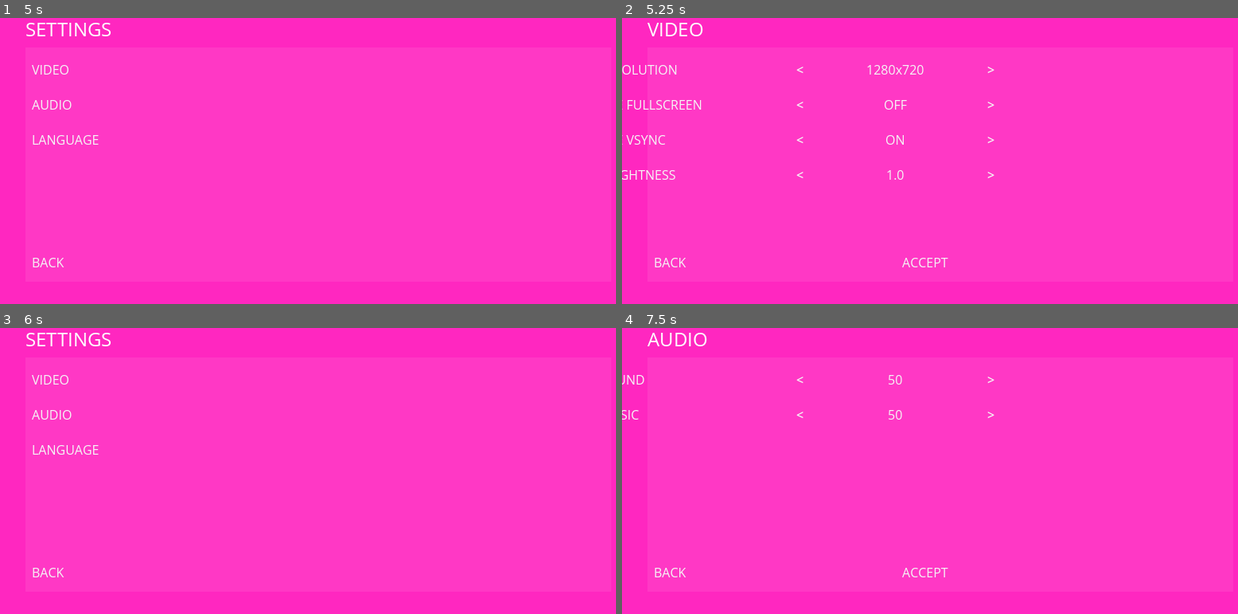
Above: before the commit, frames 1-4 (two rows, left to right).
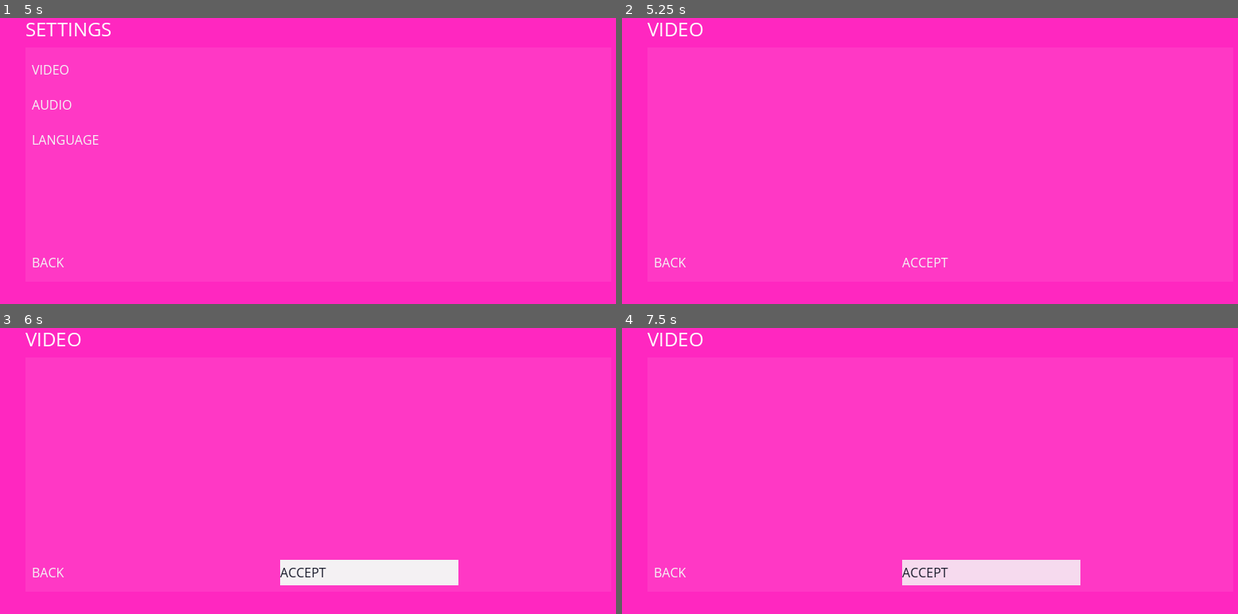
Above: after the commit, the same moments.

Repository: NimbleBeasts/NbGodotBoilerplate-Godot
Game: Godot game, scene res://Src/GameManager.tscn
The game is run twice, just before and just after one commit, with the same random seed, the same clock (stepped at 60 frames per second) and the same inputs.
Inputs (mouse positions are in pixels of both pictures, inside the frame that each line leads up to):
- Up to frame 1 (5 s): click "NEW GAME" at 0.5 s; click "NEW GAME" at 1.25 s; click "RESUME GAME" at 2 s; click "SAVE GAME" at 2.75 s; click "LOAD GAME" at 3.5 s; click "SETTINGS" at 4.25 s
- Up to frame 2 (5.25 s): click "VIDEO" at 5 s
- Up to frame 3 (6 s): click "ACCEPT" at 5.75 s
- Up to frame 4 (7.5 s): click (991, 573) at 6.5 s, where only the run after the commit has a clickable "ACCEPT"; click (745, 413) at 7.25 s, where only the run before the commit has a clickable "AUDIO"

Frame 1 is identical in both runs. In frame 2, 0.9% of the frame differs, in the area x 0-61%, y 16-57%; in frame 3, 3.3%, in the area x 4-75%, y 1-90%; in frame 4, 3.1%.
Error after the commit: Parse Error: Could not resolve class "res://NbCore/core_global.gd". (res://Src/_Autoloads/Global.gd:22)

Commit message:
added screenshot function; added timestamp for logger

Diff:
--- a/NbCore/core_global.gd
+++ b/NbCore/core_global.gd
@@ -9,6 +9,27 @@
 func core_init(config: Dictionary) -> void:
 	_core_cfg = config
 	_core_init_rng()
+
+
+	if _core_cfg.video.has("enable_screenshots") and _core_cfg.video.enable_screenshots:
+		Events.connect("take_screenshot", Callable(self, "_core_take_screenshot"))
+
+func _core_take_screenshot():
+	# Create dir if not exists
+	var dir = DirAccess.open("user://")
+	dir.make_dir("screenshot")
+
+	# Get image from viewport
+	var image = get_viewport().get_texture().get_image()
+	var datetime = Time.get_datetime_string_from_system()
+	# YYYY-MM-DDTHH:MM:SS
+	# Replace ':'
+	datetime[13] = "-"
+	datetime[16] = "-"
+	# Store image to file
+	var file_name := "user://screenshot/screenshot_" + datetime + ".png"
+	image.save_png(file_name)
+
 
 ## Load user config file. Create one if no cfg exists. Also does upgrade and sanity checks.
 func core_load_user_config(schema: Dictionary) -> Dictionary:
--- a/Src/_Autoloads/Events.gd
+++ b/Src/_Autoloads/Events.gd
@@ -18,6 +18,9 @@
 signal menu_popup()
 signal menu_back()
 
+
+signal take_screenshot()
+
 ###########################################################################
 # User Config Changes
 ###########################################################################
--- a/Src/_Autoloads/Global.gd
+++ b/Src/_Autoloads/Global.gd
@@ -44,6 +44,7 @@
 		"auto_upgrade": true,
 		"sanity_check": true,
 	},
+
 	"video": {
 		"supported_resolutions": [
 			#Vector2i(320, 180),
@@ -58,7 +59,8 @@
 		"upscaler": {
 			"enabled": true,
 			"base_resolution": Vector2(320, 180),
-		}
+		},
+		"enable_screenshots": true,
 	},
 	"logger": {
 		"output_option_flags": 0,
@@ -254,7 +256,9 @@
 	_event_signal_setup()
 
 
-
+func _process(delta):
+	if Input.is_action_just_pressed("ui_end"):
+		_core_take_screenshot()
 
 
 
--- a/Src/_Autoloads/logger.gd
+++ b/Src/_Autoloads/logger.gd
@@ -80,10 +80,6 @@
 			_config.remote_trace_level_flags = core_config_logger.logger.remote.trace_level_flags
 	return
 
-func _get_time_stamp():
-	var time = Time.get_time_dict_from_system()
-	return '%02d:%02d:%02d' % [time.hour, time.minute, time.second]
-
 func _write(flag: TraceLevelFlags, message: String):
 	var flag_name := ""
 	var color := ""
@@ -110,7 +106,7 @@
 		file.seek_end()
 		var string := ""
 		if _config.time_stamp:
-			string = _get_time_stamp() + " " + flag_name + ": " + message
+			string = Time.get_datetime_string_from_system() + " " + flag_name + ": " + message
 		else:
 			string = flag_name + ": " + message
 		file.store_line(string)
